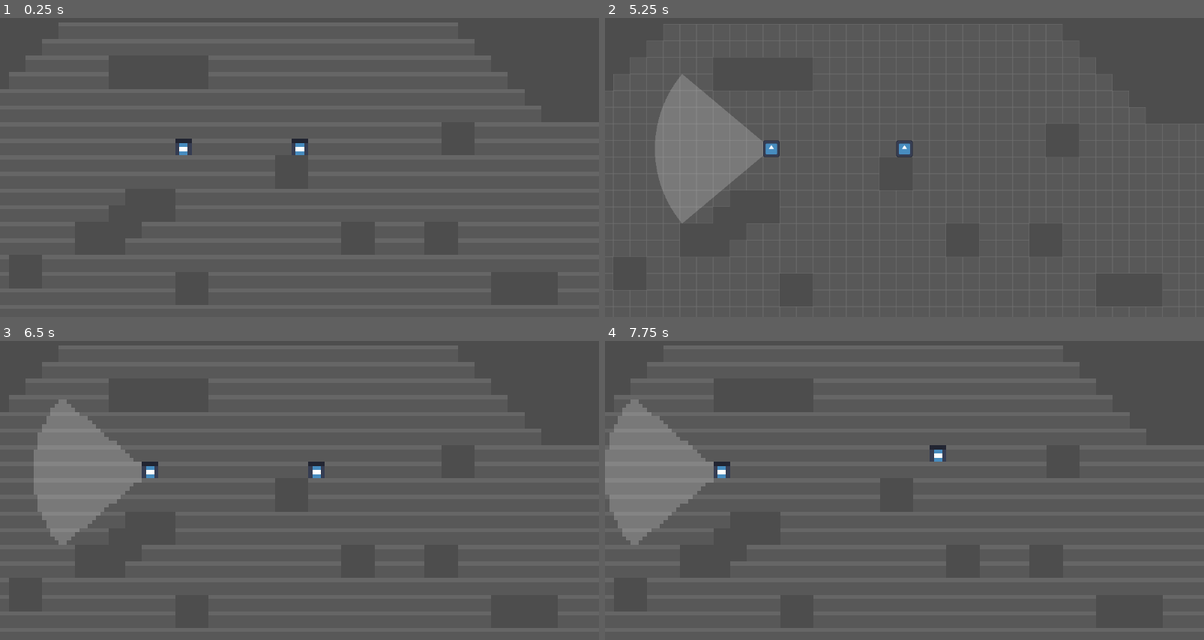
Above: before the commit, frames 1-4 (two rows, left to right).
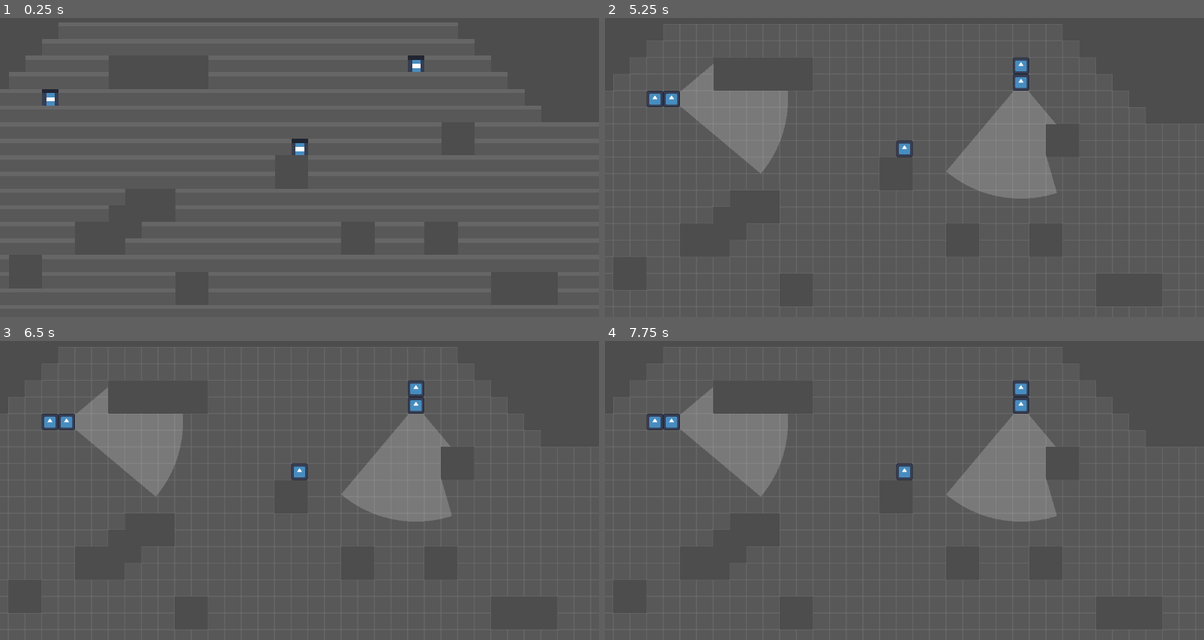
Above: after the commit, the same moments.

Repository: nexcoyocoatl/Projeto_Die_Hard
Game: Godot game, scene res://game.tscn
Same seed, same stepped clock (60 frames per second), same inputs: the game is played once before the commit and once after it. The engine's default icon, where the game draws it, is replaced by a stand-in: a white triangle on a blue panel in a dark square.
Inputs:
- Up to frame 1 (0.25 s): no input
- Up to frame 2 (5.25 s): tap Enter at 0.5 s; hold Right (player_move_right) 0.53-1.28 s; tap R (reset) at 1.25, 2, 2.75, 3.5, 4.15, 4.25 s; hold Down (player_move_down) 1.28-2.03 s; hold Right (player_move_right) 2.03-2.78 s; hold Up (player_move_up) 2.78-3.53 s; hold Left (player_move_left) 3.53-5.03 s; hold Down (player_move_down) from 5.03 s (still down)
- Up to frame 3 (6.5 s): release Down (player_move_down) at 5.78 s; hold Right (player_move_right) from 5.78 s (still down)
- Up to frame 4 (7.75 s): release Right (player_move_right) at 6.53 s; hold Up (player_move_up) 6.53-7.28 s; hold Right (player_move_right) from 7.28 s (still down)

The runs differ from the first frame. In frame 1, 0.5% of the frame differs, in the area x 7-71%, y 12-46%; in frame 2, 10%; in frame 3, 11%; in frame 4, 13%, in the area x 0-100%, y 1-97%.
Error after the commit: Invalid access to property or key 'curve' on a base object of type 'previously freed'. (res://Characters/npc.gd:163)

Commit message:
(colab Juliano) troca de cenas e criar npc por path

Diff:
--- a/Characters/npc.gd
+++ b/Characters/npc.gd
@@ -1,4 +1,5 @@
 extends CharacterBody2D
+class_name Npc
 
 enum NpcType{
 	SHOOTER,
@@ -119,15 +120,6 @@
 					cone_ray.rotation_degrees = 270
 		create_cone()
 
-func receive_tilemap(tilemap : TileMapLayer, pathgrid : AStarGrid2D) -> void:
-	line_path.global_position = Vector2(GlobalVariables.TILE_SIZE/2.0, GlobalVariables.TILE_SIZE/2.0)
-	if (!GlobalVariables.DEBUG): line_path.modulate.a = 0.0
-	self.tilemap_layer = tilemap
-	self.pathfinding_grid = pathgrid
-
-func receive_player_reference(_player: CharacterBody2D) -> void:
-	self.player = _player
-
 # Cria polígono do cone de visão
 func create_cone():
 	cone_polygon.clear()
@@ -196,7 +188,6 @@
 		elif npc_type == NpcType.FIGHTER: # Se for Lutador, verifique se está perto o suficiente para atacar.
 			if distance_to_player <= attack_range_melee:
 				mode = Mode.ATTACKING
-
 	match mode:
 		Mode.FOLLOW:
 			cone_ray.target_position = Vector2(0,cone_ray_dist_alert)
--- a/Characters/player.gd
+++ b/Characters/player.gd
@@ -1,4 +1,5 @@
 extends CharacterBody2D
+class_name Player
 
 signal player_died
 var is_dead: bool = false
--- a/game_over.gd
+++ b/game_over.gd
@@ -7,7 +7,7 @@
 	pass
 
 func _on_restart_btn_pressed() -> void:
-	pass
+	get_tree().change_scene_to_file.call_deferred("res://game.tscn")
 
 func _on_quit_btn_pressed() -> void:
 	get_tree().quit()
--- a/level.gd
+++ b/level.gd
@@ -3,7 +3,7 @@
 var logical_tilemap : TileMapLayer
 var pathfinding_grid : AStarGrid2D = AStarGrid2D.new()
 
-func create_pathgrid():
+func init_pathgrid():
 	# Pathfinding
 	pathfinding_grid.region = logical_tilemap.get_used_rect()
 	pathfinding_grid.cell_size = Vector2(GlobalVariables.TILE_SIZE, GlobalVariables.TILE_SIZE)
@@ -30,8 +30,24 @@
 
 func _ready() -> void:
 	logical_tilemap = $Level1_LogicalTileMap
-	create_pathgrid()
-	get_tree().call_group("Player", "receive_tilemap", logical_tilemap, pathfinding_grid)
-	get_tree().call_group("Npc", "receive_tilemap", logical_tilemap, pathfinding_grid)
-	# Passa referencia do player para os npcs. Analisar se pode passar só a posição
-	get_tree().call_group("Npc", "receive_player_reference", get_tree().get_nodes_in_group("Player")[0])
+	init_pathgrid()
+	var npcScene = preload("res://Characters/npc.tscn")
+	var player : Player = get_tree().get_nodes_in_group("Player")[0]
+	player.tilemap_layer = logical_tilemap
+	# Cria npcs no inicio dos paths
+	for path : Path2D in get_tree().get_nodes_in_group("Paths"):
+		var line_path = Line2D.new()
+		line_path.default_color = Color.RED
+		line_path.width = 1
+		line_path.position = Vector2(GlobalVariables.TILE_SIZE/2.0, GlobalVariables.TILE_SIZE/2.0)
+		if (!GlobalVariables.DEBUG): line_path.modulate.a = 0.0
+		add_child(line_path)
+
+		var npc: Npc = npcScene.instantiate()
+		npc.line_path = line_path
+		npc.path = path
+		npc.player = player
+		npc.tilemap_layer = logical_tilemap
+		npc.pathfinding_grid = pathfinding_grid
+		add_child(npc)
+		npc.position = npc.path.curve.get_point_position(0)
--- a/level.tscn
+++ b/level.tscn
@@ -5,7 +5,6 @@
 [ext_resource type="Texture2D" uid="uid://nqs2fx680340" path="res://Textures/Tiles/tile_logico.svg" id="2_1ainy"]
 [ext_resource type="Texture2D" uid="uid://dw2kh7obxooli" path="res://Textures/Tiles/tile_collision.svg" id="3_n6hdu"]
 [ext_resource type="PackedScene" uid="uid://clbdybjufnd0r" path="res://Characters/player.tscn" id="4_km5ld"]
-[ext_resource type="PackedScene" uid="uid://k2amkrrjelcl" path="res://Characters/npc.tscn" id="5_i2t4f"]
 
 [sub_resource type="TileSetAtlasSource" id="TileSetAtlasSource_eow3j"]
 texture = ExtResource("1_f2txt")
@@ -52,6 +51,12 @@
 }
 point_count = 5
 
+[sub_resource type="Curve2D" id="Curve2D_f2txt"]
+_data = {
+"points": PackedVector2Array(0, 0, 0, 0, 880, 80, 0, 0, 0, 0, 880, 368, 0, 0, 0, 0, 880, 80)
+}
+point_count = 3
+
 [sub_resource type="RectangleShape2D" id="RectangleShape2D_ryrav"]
 size = Vector2(64, 128)
 
@@ -71,14 +76,11 @@
 editor_draw_limits = true
 editor_draw_drag_margin = true
 
-[node name="Npc" parent="." node_paths=PackedStringArray("line_path", "path") instance=ExtResource("5_i2t4f")]
-position = Vector2(432, 240)
-platform_floor_layers = 4294967041
-line_path = NodePath("../Line2D")
-path = NodePath("../Path1")
+[node name="Path1" type="Path2D" parent="." groups=["Paths"]]
+curve = SubResource("Curve2D_fc0e3")
 
-[node name="Path1" type="Path2D" parent="."]
-curve = SubResource("Curve2D_fc0e3")
+[node name="Path2D" type="Path2D" parent="." groups=["Paths"]]
+curve = SubResource("Curve2D_f2txt")
 
 [node name="Line2D" type="Line2D" parent="."]
 points = PackedVector2Array(-40, -32)
